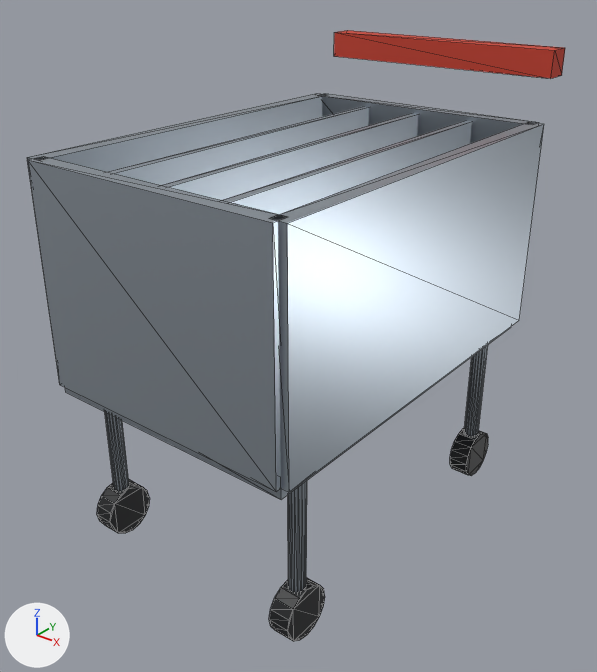
The glTF model public/assets/worldstream/game/shopping-cart-lod0.glb, before and after one commit.
Both versions are drawn from a camera (50 mm lens) standing at (0.879, -1.161, 1.066) and looking at (-0.019, -0.038, 0.369). The axes (+X, +Y, +Z) are drawn at lower left. The lights are the same throughout. The older version comes first. Mesh edges are drawn as thin lines. Vertices at exactly the same position are counted once.

The older version as bpy lines, for what is in view:
```python
me_shopping_cart = bpy.data.meshes.new('shopping-cart')
me_shopping_cart.from_pydata(...)  # 328 vertices, 588 faces; spans x -0.265..0.265, y -0.425..0.425, z 0.0..0.875
# faces by material slot: [336, 240, 12]
me_shopping_cart.materials.append(mat_steel)  # light grey #aeb8c2
me_shopping_cart.materials.append(mat_black)  # black #15171a
me_shopping_cart.materials.append(mat_red_cloth)  # red #c8412f
ob_shopping_cart = bpy.data.objects.new('shopping-cart', me_shopping_cart)
ob_shopping_cart.location = (0.0, 0.0, 0.0)
```
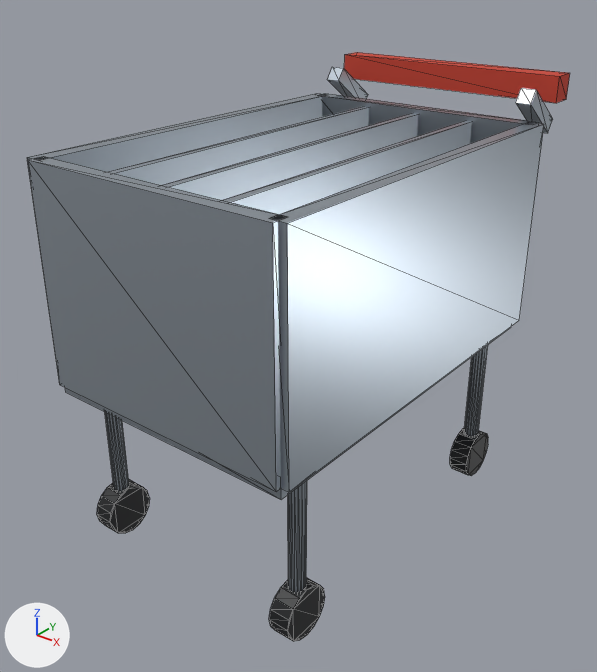
The newer file is also turned or shifted as a whole; pictures and numbers use the older file's frame.

The change, as a diff of the scene's bpy script:
```diff
--- a/public/assets/worldstream/game/shopping-cart-lod0.glb.py
+++ b/public/assets/worldstream/game/shopping-cart-lod0.glb.py
@@ me_shopping_cart @@
 # used by ob_shopping_cart; location = (0.0, 0.0, 0.0)
-me_shopping_cart.from_pydata(...)  # 328 vertices, 588 faces; spans x -0.265..0.265, y -0.425..0.425, z 0.0..0.875
+me_shopping_cart.from_pydata(...)  # 344 vertices, 612 faces; spans x -0.265..0.265, y -0.425..0.465, z 0.0..0.825
+# me_shopping_cart part 1: the loose piece of 8 vertices spanning x -0.25..0.25, y 0.375..0.425, z 0.825..0.875 is moved by (0.0, 0.04, -0.05)
+# me_shopping_cart part 2
+# 8 vertices are added at x -0.235..0.205, y 0.332..0.448, z 0.713..0.807
+# 8 new vertices lie (0.03, 0.0, 0.0) away from vertices in x -0.235..0.205, y 0.332..0.448, z 0.713..0.807
+# 24 new faces join them, mat_steel (light grey #aeb8c2)
 me_shopping_cart.materials.append(mat_steel)
```

Location of each change, [x1, y1, x2, y2] in pixels of the pictures (597 x 672 px; the box of a moved part takes in the faces that stretch with it):
'shopping-cart', reshaped
    before: [27, 30, 565, 641]
    after: [27, 52, 570, 641]
part 1 of me_shopping_cart, moved or reshaped
    before: [334, 30, 565, 79]
    after: [344, 52, 570, 103]
part 2 of me_shopping_cart, added
    after: [328, 67, 553, 133]
